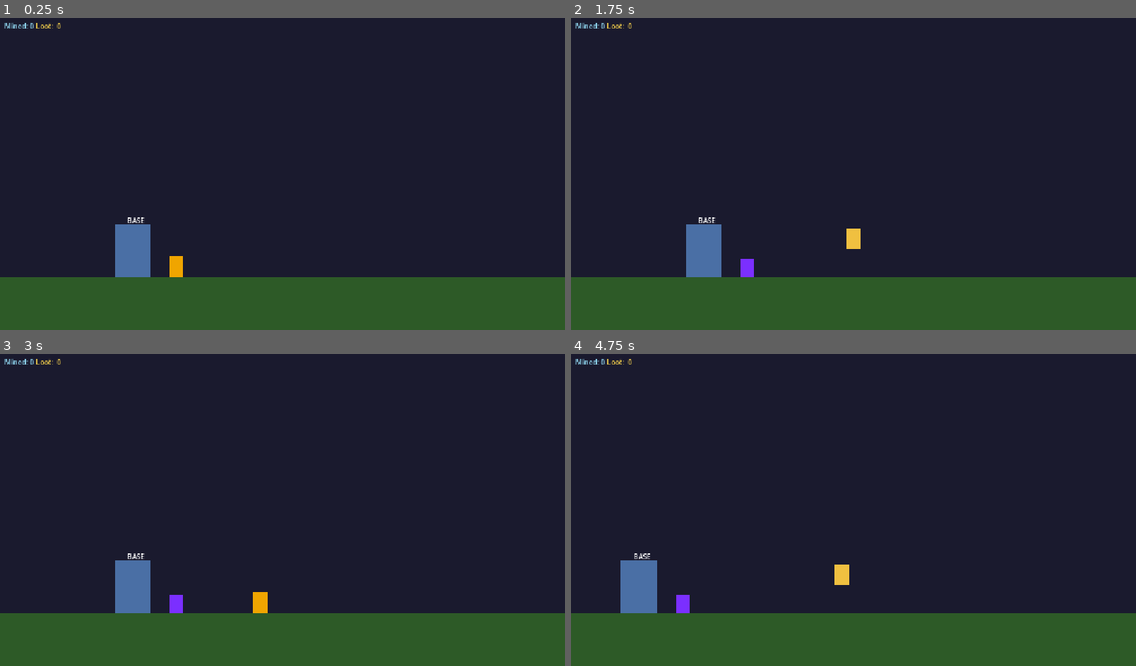
Above: before the commit, frames 1-4 (two rows, left to right).
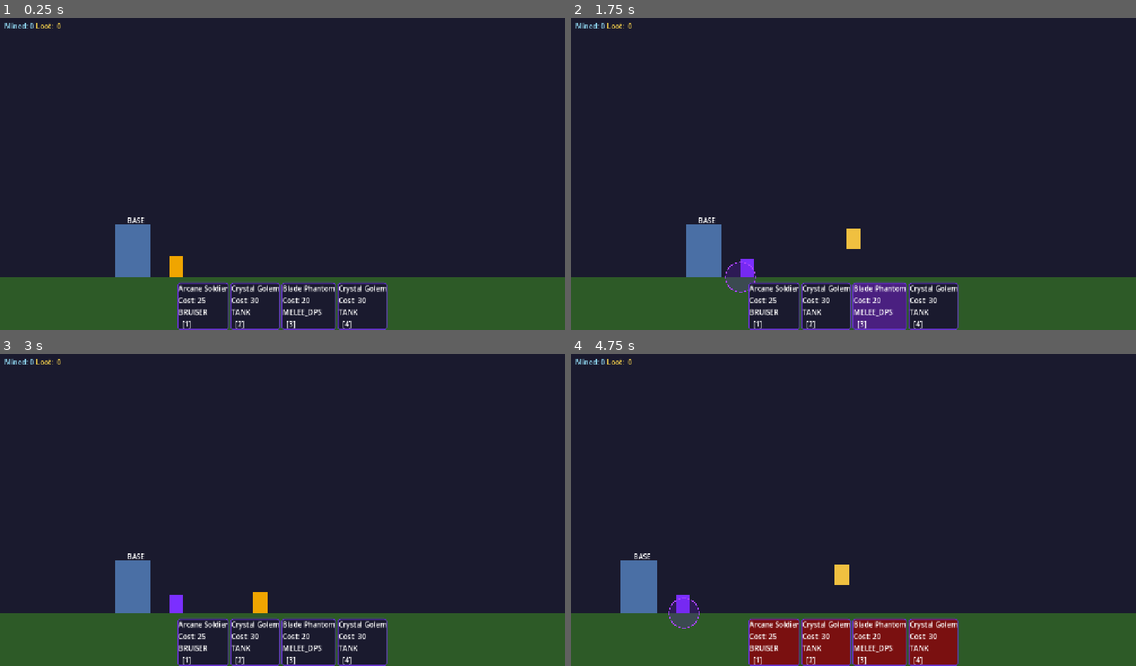
Above: after the commit, the same moments.

Repository: Saebeas/Simplespire
Game: Godot game, scene res://levels/main_game.tscn
Same seed, same stepped clock (60 frames per second), same inputs: the game is played once before the commit and once after it.
Inputs (mouse positions are in pixels of both pictures, inside the frame that each line leads up to):
- Up to frame 1 (0.25 s): no input
- Up to frame 2 (1.75 s): tap Enter at 0.5 s; move the mouse to (977, 155) at 0.52 s; hold D (move_right) from 0.53 s (still down); tap 1 at 0.6 s; click (977, 155) at 0.67 s; tap W (move_up) at 0.77, 1.52 s; tap 2 at 0.8, 1.35 s; move the mouse to (740, 186) at 1.27 s; click (740, 186) at 1.42 s; tap 3 at 1.55 s
- Up to frame 3 (3 s): move the mouse to (339, 438) at 2.02 s; release D (move_right) at 2.03 s; hold A (move_left) 2.03-2.78 s; tap 3 at 2.1 s; click (339, 438) at 2.17 s; tap 4 at 2.3, 2.85 s; move the mouse to (254, 572) at 2.77 s; hold D (move_right) from 2.78 s (still down); click (254, 572) at 2.92 s
- Up to frame 4 (4.75 s): tap W (move_up) at 3.02, 3.77, 4.52 s; tap 1 at 3.05, 3.6 s; move the mouse to (1023, 553) at 3.52 s; click (1023, 553) at 3.67 s; tap 2 at 3.8, 4.35 s; tap Escape at 4.15 s; move the mouse to (684, 460) at 4.27 s; release D (move_right) at 4.28 s; hold A (move_left) from 4.28 s (still down); click (684, 460) at 4.42 s; tap 3 at 4.55 s

The runs differ from the first frame. In frame 1, 5.7% of the frame differs, in the area x 31-69%, y 84-100%; in frame 2, 6.0%; in frame 3, 5.7%; in frame 4, 6.0%, in the area x 17-69%, y 78-100%.

Commit message:
Added Card UI

Diff:
--- /dev/null
+++ b/autoloads/card_manager.gd
@@ -0,0 +1,92 @@
+# res://autoloads/card_manager.gd
+extends Node
+
+# =============================================================================
+# CardManager — Deck, Hand, Draw & Play
+# =============================================================================
+
+const HAND_SIZE: int = 4
+
+var deck: Array = []   # Array[CardResource]
+var hand: Array = []   # Array[CardResource] — max HAND_SIZE slots (null = empty)
+var _active_hand_index: int = -1
+
+
+func _ready() -> void:
+	hand.resize(HAND_SIZE)
+	hand.fill(null)
+	EventBus.summon_confirmed.connect(_on_summon_confirmed)
+	EventBus.summon_reticle_cancelled.connect(_on_reticle_cancelled)
+
+func _unhandled_input(event: InputEvent) -> void:
+	if event is InputEventKey and event.pressed and not event.echo:
+		match event.keycode:
+			KEY_1: activate_slot(0)
+			KEY_2: activate_slot(1)
+			KEY_3: activate_slot(2)
+			KEY_4: activate_slot(3)
+			KEY_ESCAPE: _cancel_reticle()
+
+	if event is InputEventMouseButton and event.pressed:
+		if event.button_index == MOUSE_BUTTON_RIGHT:
+			_cancel_reticle()
+
+func build_and_draw() -> void:
+	deck = DataLoader.build_starter_deck()
+	deck.shuffle()
+	print("[CardManager] Deck built — %d cards" % deck.size())
+	for i in range(HAND_SIZE):
+		_draw_into_slot(i)
+
+
+func _draw_into_slot(slot: int) -> void:
+	if deck.is_empty():
+		print("[CardManager] Deck empty — nothing to draw")
+		return
+	var card = deck.pop_back()
+	hand[slot] = card
+	EventBus.card_drawn.emit(card, slot)
+	print("[CardManager] Drew '%s' into slot %d" % [card.display_name, slot])
+
+
+func activate_slot(hand_index: int) -> void:
+	if hand_index < 0 or hand_index >= HAND_SIZE:
+		return
+	if hand[hand_index] == null:
+		return
+	if _active_hand_index == hand_index:
+		_cancel_reticle()
+		return
+	_active_hand_index = hand_index
+	EventBus.summon_reticle_activated.emit(hand_index)
+	print("[CardManager] Reticle active for slot %d" % hand_index)
+
+
+func _cancel_reticle() -> void:
+	_active_hand_index = -1
+	EventBus.summon_reticle_cancelled.emit()
+
+
+func _on_reticle_cancelled() -> void:
+	_active_hand_index = -1
+
+
+func _on_summon_confirmed(card: Resource, position: Vector2) -> void:
+	if _active_hand_index == -1:
+		return
+	var slot := _active_hand_index
+	var cost: int = card.cost
+	if not ResourceManager.spend_mined(cost):
+		print("[CardManager] Not enough resources to play '%s'" % card.display_name)
+		_cancel_reticle()
+		return
+	hand[slot] = null
+	_active_hand_index = -1
+	EventBus.card_played.emit(card, slot, EventBus.PlayMode.PUSH)
+	EventBus.minion_played.emit(card, position, EventBus.PlayMode.PUSH)
+	print("[CardManager] Played '%s' from slot %d" % [card.display_name, slot])
+	_draw_into_slot(slot)
+
+
+func get_hand() -> Array:
+	return hand
--- a/levels/main_game.gd
+++ b/levels/main_game.gd
@@ -38,7 +38,7 @@
 	_print_landmark_positions()
 	# Wire camera to player once player is in scene
 	_attach_camera_to_player()
-
+	CardManager.build_and_draw()
 
 func _attach_camera_to_player() -> void:
 	var player: Node = get_tree().get_first_node_in_group("player")
--- a/levels/main_game.tscn
+++ b/levels/main_game.tscn
@@ -5,6 +5,8 @@
 [ext_resource type="PackedScene" uid="uid://ov7mpmj7n1d1" path="res://entities/crystal_node.tscn" id="3_48shk"]
 [ext_resource type="PackedScene" uid="uid://dwpid3bycec2s" path="res://entities/player.tscn" id="4_61ut7"]
 [ext_resource type="PackedScene" uid="uid://c1a7dvfkakrgl" path="res://ui/hud.tscn" id="5_61a2o"]
+[ext_resource type="PackedScene" uid="uid://cj0ams328yt80" path="res://ui/card_hand_ui.tscn" id="6_d7clk"]
+[ext_resource type="PackedScene" uid="uid://c6ii3xncg3r7f" path="res://ui/summon_reticle.tscn" id="7_be87d"]
 
 [sub_resource type="RectangleShape2D" id="RectangleShape2D_n45wb"]
 size = Vector2(9200, 64)
@@ -67,3 +69,18 @@
 [node name="UI" type="CanvasLayer" parent="." unique_id=1450664061]
 
 [node name="HUD" parent="UI" unique_id=1145688524 instance=ExtResource("5_61a2o")]
+
+[node name="CardHandUI" parent="UI/HUD" unique_id=1363702105 instance=ExtResource("6_d7clk")]
+layout_mode = 1
+anchors_preset = 12
+anchor_top = 1.0
+anchor_right = 1.0
+anchor_bottom = 1.0
+offset_top = -104.0
+offset_right = 0.0
+offset_bottom = 0.0
+grow_horizontal = 2
+grow_vertical = 0
+alignment = 1
+
+[node name="SummonReticle" parent="." unique_id=1044893941 instance=ExtResource("7_be87d")]
--- a/project.godot
+++ b/project.godot
@@ -21,6 +21,7 @@
 GameManager="*uid://cryqhqh8ih8ld"
 ResourceManager="*uid://b7wc32e35usd6"
 DataLoader="*uid://du0b2tashmfnk"
+CardManager="*uid://dlkew0trwr661"
 
 [debug]
 
--- /dev/null
+++ b/ui/card_hand_ui.gd
@@ -0,0 +1,63 @@
+# res://ui/card_hand_ui.gd
+class_name CardHandUI
+extends HBoxContainer
+
+const SLOT_COUNT: int = 4
+
+var _slots: Array = []  # Array of CardSlotUI nodes
+
+
+func _ready() -> void:
+	var slots := []
+	var i := 0
+	for child in get_children():
+		if child is CardSlotUI:
+			child.setup(i)
+			slots.append(child)
+			i += 1
+	setup_slots(slots)
+	EventBus.card_drawn.connect(_on_card_drawn)
+	EventBus.card_played.connect(_on_card_played)
+	EventBus.summon_reticle_activated.connect(_on_reticle_activated)
+	EventBus.summon_reticle_cancelled.connect(_on_reticle_cancelled)
+	EventBus.insufficient_resources.connect(_on_insufficient_resources)
+
+func setup_slots(slots: Array) -> void:
+	_slots = slots
+	_refresh_all()
+
+
+func _refresh_all() -> void:
+	var hand := CardManager.get_hand()
+	for i in range(_slots.size()):
+		_slots[i].set_card(hand[i])
+		_slots[i].set_active(false)
+
+
+func _on_card_drawn(_card: Resource, slot: int) -> void:
+	if slot >= _slots.size():
+		return
+	_slots[slot].set_card(_card)
+	_slots[slot].set_active(false)
+
+
+func _on_card_played(_card: Resource, slot: int, _mode: int) -> void:
+	if slot >= _slots.size():
+		return
+	_slots[slot].set_card(null)
+	_slots[slot].set_active(false)
+
+
+func _on_reticle_activated(hand_index: int) -> void:
+	for i in range(_slots.size()):
+		_slots[i].set_active(i == hand_index)
+
+
+func _on_reticle_cancelled() -> void:
+	for slot in _slots:
+		slot.set_active(false)
+
+
+func _on_insufficient_resources(_type: String, _needed: int, _have: int) -> void:
+	for slot in _slots:
+		slot.flash_error()
--- /dev/null
+++ b/ui/card_hand_ui.tscn
@@ -0,0 +1,21 @@
+[gd_scene format=3 uid="uid://cj0ams328yt80"]
+
+[ext_resource type="Script" uid="uid://cnjbnas17elw7" path="res://ui/card_hand_ui.gd" id="1_5o0sv"]
+[ext_resource type="PackedScene" uid="uid://bdb3dr7kw4my8" path="res://ui/card_slot_ui.tscn" id="2_m0g74"]
+
+[node name="CardHandUI" type="HBoxContainer" unique_id=1363702105]
+offset_right = 40.0
+offset_bottom = 40.0
+script = ExtResource("1_5o0sv")
+
+[node name="CardSlotUI" parent="." unique_id=1524259830 instance=ExtResource("2_m0g74")]
+layout_mode = 2
+
+[node name="CardSlotUI2" parent="." unique_id=214660974 instance=ExtResource("2_m0g74")]
+layout_mode = 2
+
+[node name="CardSlotUI3" parent="." unique_id=1742155730 instance=ExtResource("2_m0g74")]
+layout_mode = 2
+
+[node name="CardSlotUI4" parent="." unique_id=842697943 instance=ExtResource("2_m0g74")]
+layout_mode = 2
--- /dev/null
+++ b/ui/card_slot_ui.gd
@@ -0,0 +1,77 @@
+# res://ui/card_slot_ui.gd
+class_name CardSlotUI
+extends PanelContainer
+
+@onready var name_label: Label    = $VBox/NameLabel
+@onready var cost_label: Label    = $VBox/CostLabel
+@onready var role_label: Label    = $VBox/RoleLabel
+@onready var key_label:  Label    = $VBox/KeyLabel
+
+var _card: Resource = null
+var _slot_index: int = 0
+var _flash_timer: float = 0.0
+var _is_flashing: bool = false
+
+const COLOR_NORMAL:   Color = Color("#1a1a2e")
+const COLOR_ACTIVE:   Color = Color("#4a2080")
+const COLOR_EMPTY:    Color = Color("#0d0d1a")
+const COLOR_ERROR:    Color = Color("#7a1010")
+const COLOR_NO_FUNDS: Color = Color("#3a1010")
+
+
+func setup(slot_index: int) -> void:
+	_slot_index = slot_index
+	key_label.text = "  [%d]" % (slot_index + 1)
+	set_card(null)
+
+
+func set_card(card: Resource) -> void:
+	_card = card
+	if card == null:
+		name_label.text = "— Empty —"
+		cost_label.text = ""
+		role_label.text = ""
+		_set_bg_color(COLOR_EMPTY)
+	else:
+		name_label.text = card.display_name
+		cost_label.text = "Cost: %d" % card.cost
+		role_label.text = card.get_role_name()
+		_set_bg_color(COLOR_NORMAL)
+
+
+func set_active(active: bool) -> void:
+	if _is_flashing:
+		return
+	if active:
+		_set_bg_color(COLOR_ACTIVE)
+	else:
+		_set_bg_color(COLOR_NORMAL if _card != null else COLOR_EMPTY)
+
+
+func flash_error() -> void:
+	_is_flashing = true
+	_flash_timer = 0.4
+	_set_bg_color(COLOR_ERROR)
+
+
+func _process(delta: float) -> void:
+	if not _is_flashing:
+		return
+	_flash_timer -= delta
+	if _flash_timer <= 0.0:
+		_is_flashing = false
+		_set_bg_color(COLOR_NORMAL if _card != null else COLOR_EMPTY)
+
+func _set_bg_color(color: Color) -> void:
+	var style := StyleBoxFlat.new()
+	style.bg_color = color
+	style.corner_radius_top_left     = 6
+	style.corner_radius_top_right    = 6
+	style.corner_radius_bottom_left  = 6
+	style.corner_radius_bottom_right = 6
+	style.border_width_left   = 2
+	style.border_width_right  = 2
+	style.border_width_top    = 2
+	style.border_width_bottom = 2
+	style.border_color = Color("#6633cc")
+	add_theme_stylebox_override("panel", style)
--- /dev/null
+++ b/ui/card_slot_ui.tscn
@@ -0,0 +1,23 @@
+[gd_scene format=3 uid="uid://bdb3dr7kw4my8"]
+
+[ext_resource type="Script" uid="uid://nyke8ipieh7m" path="res://ui/card_slot_ui.gd" id="1_3cd3p"]
+
+[node name="CardSlotUI" type="PanelContainer" unique_id=1524259830]
+offset_right = 40.0
+offset_bottom = 40.0
+script = ExtResource("1_3cd3p")
+
+[node name="VBox" type="VBoxContainer" parent="." unique_id=643252606]
+layout_mode = 2
+
+[node name="NameLabel" type="Label" parent="VBox" unique_id=1949298960]
+layout_mode = 2
+
+[node name="CostLabel" type="Label" parent="VBox" unique_id=2076506328]
+layout_mode = 2
+
+[node name="RoleLabel" type="Label" parent="VBox" unique_id=950115571]
+layout_mode = 2
+
+[node name="KeyLabel" type="Label" parent="VBox" unique_id=116363949]
+layout_mode = 2
--- /dev/null
+++ b/ui/summon_reticle.gd
@@ -0,0 +1,67 @@
+# res://ui/summon_reticle.gd
+class_name SummonReticle
+extends Node2D
+
+var _active: bool = false
+var _card: Resource = null
+var _pulse: float = 0.0
+
+const GROUND_Y:    float = 600.0
+const RADIUS:      float = 32.0
+const COLOR_RING:  Color = Color("#aa44ff")
+const COLOR_FILL:  Color = Color(0.4, 0.1, 0.8, 0.25)
+
+
+func _ready() -> void:
+	visible = false
+	EventBus.summon_reticle_activated.connect(_on_activated)
+	EventBus.summon_reticle_cancelled.connect(_on_cancelled)
+	EventBus.card_played.connect(_on_card_played)
+
+
+func _on_activated(hand_index: int) -> void:
+	_card = CardManager.get_hand()[hand_index]
+	_active = true
+	visible = true
+
+
+func _on_cancelled() -> void:
+	_active = false
+	visible = false
+	_card = null
+
+
+func _on_card_played(_card: Resource, _slot: int, _mode: int) -> void:
+	_active = false
+	visible = false
+	_card = null
+
+
+func _process(delta: float) -> void:
+	if not _active:
+		return
+	_pulse += delta * 3.0
+	var mouse := get_global_mouse_position()
+	global_position = Vector2(mouse.x, GROUND_Y)
+	queue_redraw()
+
+
+func _draw() -> void:
+	if not _active:
+		return
+	var scale_factor := 1.0 + sin(_pulse) * 0.08
+	var r := RADIUS * scale_factor
+	draw_circle(Vector2.ZERO, r, COLOR_FILL)
+	draw_arc(Vector2.ZERO, r, 0.0, TAU, 48, COLOR_RING, 2.0)
+	draw_line(Vector2(-r - 6, 0), Vector2(-r + 10, 0), COLOR_RING, 1.5)
+	draw_line(Vector2( r - 10, 0), Vector2( r + 6,  0), COLOR_RING, 1.5)
+	draw_line(Vector2(0, -r - 6), Vector2(0, -r + 10), COLOR_RING, 1.5)
+	draw_line(Vector2(0,  r - 10), Vector2(0,  r + 6), COLOR_RING, 1.5)
+
+
+func _unhandled_input(event: InputEvent) -> void:
+	if not _active or _card == null:
+		return
+	if event is InputEventMouseButton and event.pressed:
+		if event.button_index == MOUSE_BUTTON_LEFT:
+			EventBus.summon_confirmed.emit(_card, global_position)
--- /dev/null
+++ b/ui/summon_reticle.tscn
@@ -0,0 +1,6 @@
+[gd_scene format=3 uid="uid://c6ii3xncg3r7f"]
+
+[ext_resource type="Script" uid="uid://dg7306wgiuxns" path="res://ui/summon_reticle.gd" id="1_garls"]
+
+[node name="SummonReticle" type="Node2D" unique_id=1044893941]
+script = ExtResource("1_garls")
Not shown, added: autoloads/card_manager.gd.uid
Not shown, added: ui/card_hand_ui.gd.uid
Not shown, added: ui/card_slot_ui.gd.uid
Not shown, added: ui/summon_reticle.gd.uid
